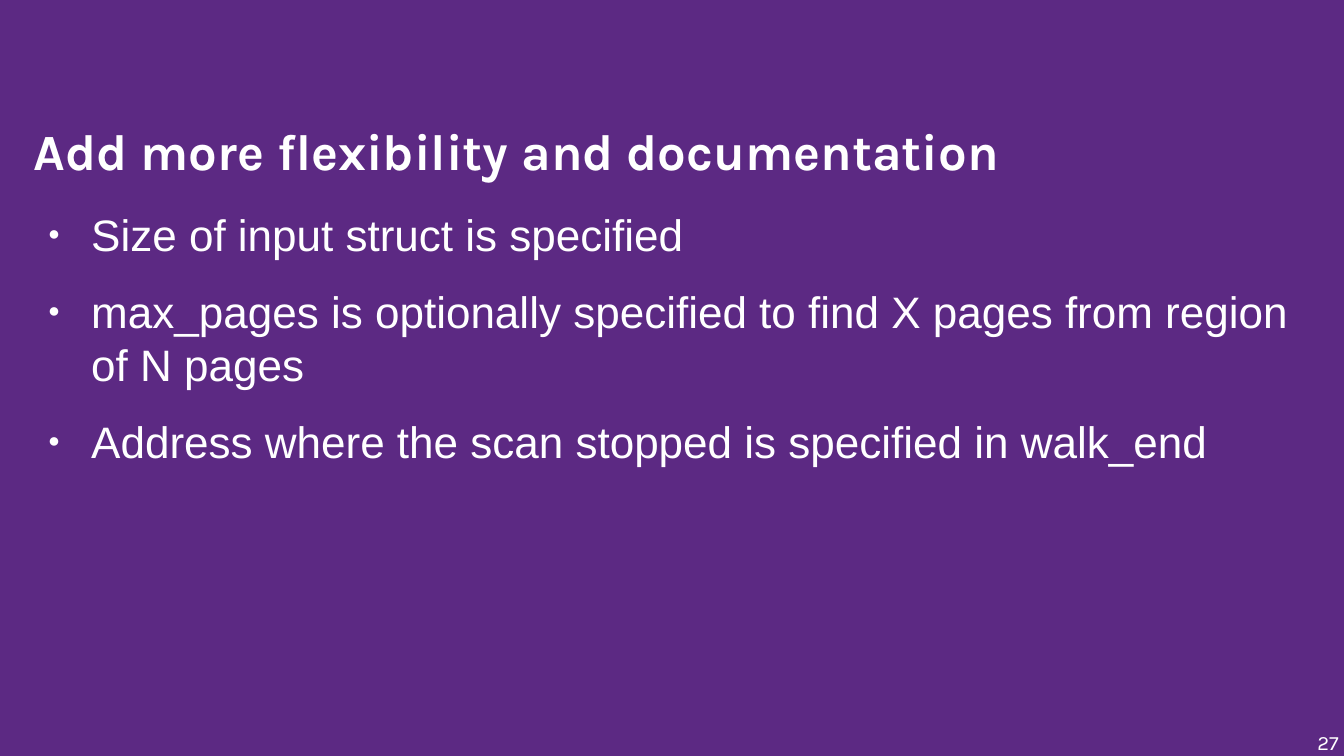
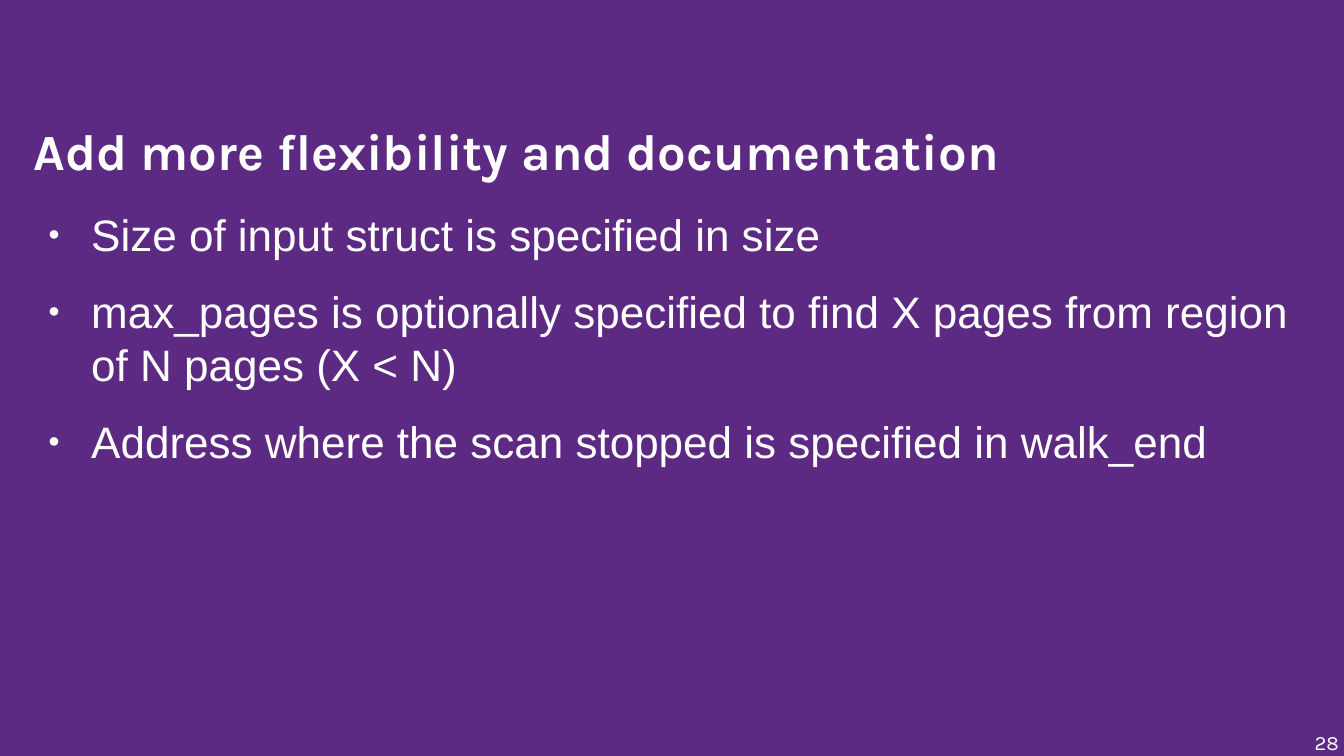
Before and after one commit to musamaanjum/presentations, a slide deck: slide 28 of Adding-Functionality-to-make-Windows-games-run-faster-on-Linux-v1.odp (slide 27 before the commit). Drawn at 1344x756 pixels with LibreOffice and Linux fonts; fonts in the diff are those of the drawing; background and template pictures are left out. Boxes give left, top, right and bottom in pixels: in the first picture for what was removed or moved away, otherwise in the second. Text is boxed around its words. In the diff, an @@ line names an element or a change of style, - is before the commit and + after.

```diff
--- a/Adding-Functionality-to-make-Windows-games-run-faster-on-Linux-v1.odp
+++ b/Adding-Functionality-to-make-Windows-games-run-faster-on-Linux-v1.odp
@@ text at box(91, 219, 1287, 389): text changed @@
-● Size of input struct is specified
-● max_pages is optionally specified to find X pages from region of N pages
+● Size of input struct is specified in size
+● max_pages is optionally specified to find X pages from region of N pages (X < N)
@@ page number at box(1315, 737, 1339, 751): text changed @@
-27
+28
```
Also in this commit, not shown: 20 other slides changed, 1 slide added.
